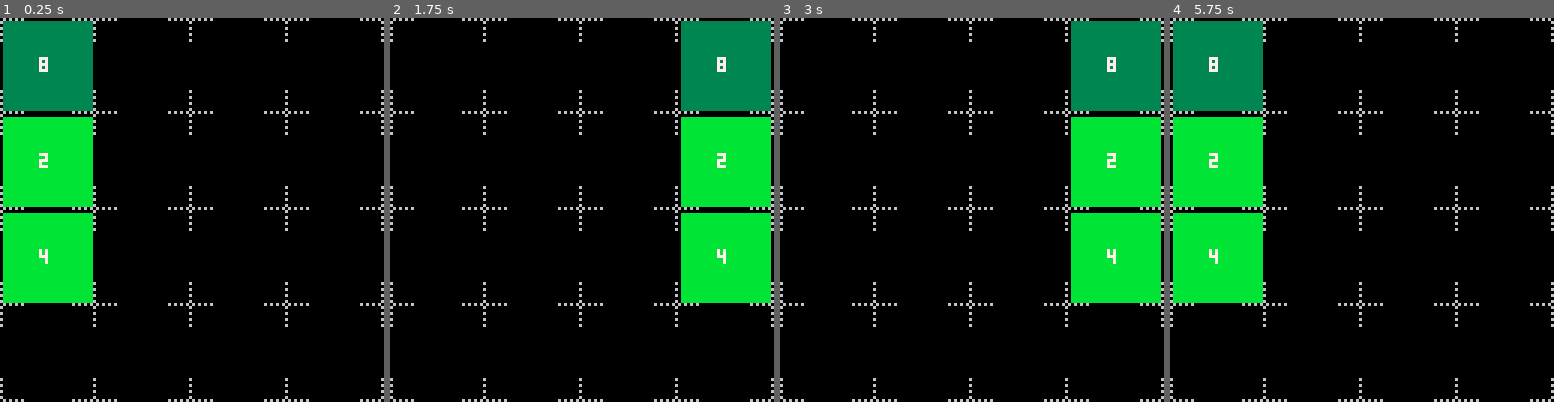
Above: before the commit, frames 1-4 (left to right).
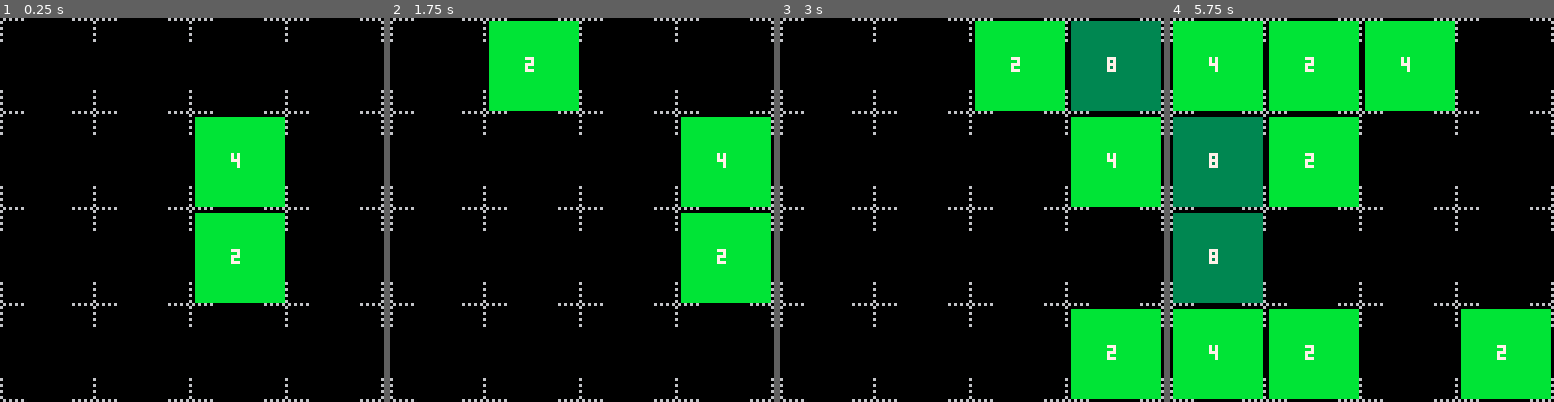
Above: after the commit, the same moments.

Repository: brettski/pico-8
Game: PICO-8 cartridge poc/2048_poc.p8
Same seed, same stepped clock (60 frames per second), same inputs: the game is played once before the commit and once after it.
Inputs:
- Up to frame 1 (0.25 s): no input
- Up to frame 2 (1.75 s): tap X (X key) at 0.33, 1.07 s; tap O (Z key) at 0.7, 1.7 s; hold Right from 1.6 s (still down)
- Up to frame 3 (3 s): tap X (X key) at 1.85, 2.97 s; release Right at 2.1 s; tap O (Z key) at 2.1, 2.5, 2.9 s; hold Up 2.15-2.42 s; hold Right from 2.47 s (still down)
- Up to frame 4 (5.75 s): release Right at 3.03 s; hold Left 3.08-3.58 s; tap O (Z key) every 0.4 s from 3.3 to 5.7 s; hold Down 3.63-3.97 s; hold Right 4.02-4.68 s; tap X (X key) at 4.08, 5.2 s; hold Up 4.73-5.03 s; hold Left 5.08-5.68 s; hold Down from 5.73 s (still down)

The runs differ from the first frame. In frame 1, 27% of the frame differs, in the area x 0-75%, y 0-75%; in frame 2, 11%; in frame 3, 17%; in frame 4, 49%, in the area x 0-100%, y 0-100%.

Commit message:
basics working
no rules, conditions, etc.

Diff:
--- a/poc/2048_poc.p8
+++ b/poc/2048_poc.p8
@@ -3,7 +3,7 @@
 __lua__
 --main
 function _init()
- setup()
+ startgame()
 end
 
 function _update()
@@ -18,7 +18,7 @@
 end
 -->8
 --setup
-function setup()
+function startgame()
  field={}
  for i=1,4 do
  	field[i]={}
@@ -27,11 +27,8 @@
  	end
  end
  --start w/ 2 squares
- --addnewrfpoint()
- --addnewrfpoint()
- field[1][1]=8
- field[1][2]=2
- field[1][3]=4
+ addnewrfpoint()
+ addnewrfpoint()
 end
 -->8
 --field utils
@@ -228,19 +225,19 @@
   doleft_move()
   --these here for testing
   --need proper checks
-  --addnewrfpoint()
+  addnewrfpoint()
  elseif btnp(➡️) then
   printh("➡️")
   doright_move()
-  --addnewrfpoint()
+  addnewrfpoint()
  elseif btnp(⬆️) then
   printh("⬆️")
   doup_move()
-  --addnewrfpoint()
+  addnewrfpoint()
  elseif btnp(⬇️) then
   print("⬇️")
   dodown_move()
-  --addnewrfpoint()
+  addnewrfpoint()
  elseif btnp(❎) then
 
  elseif btnp(🅾️) then
